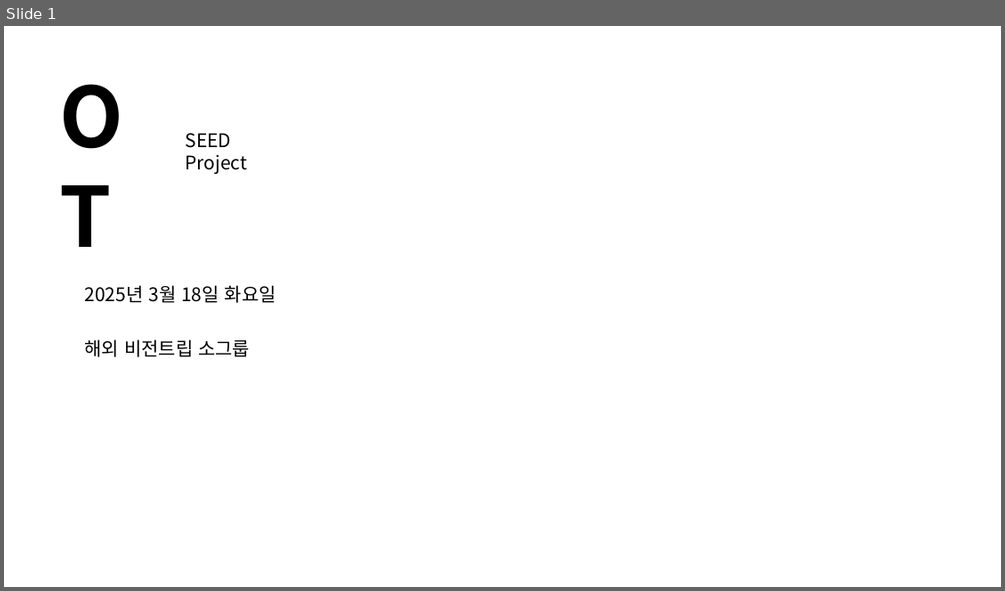
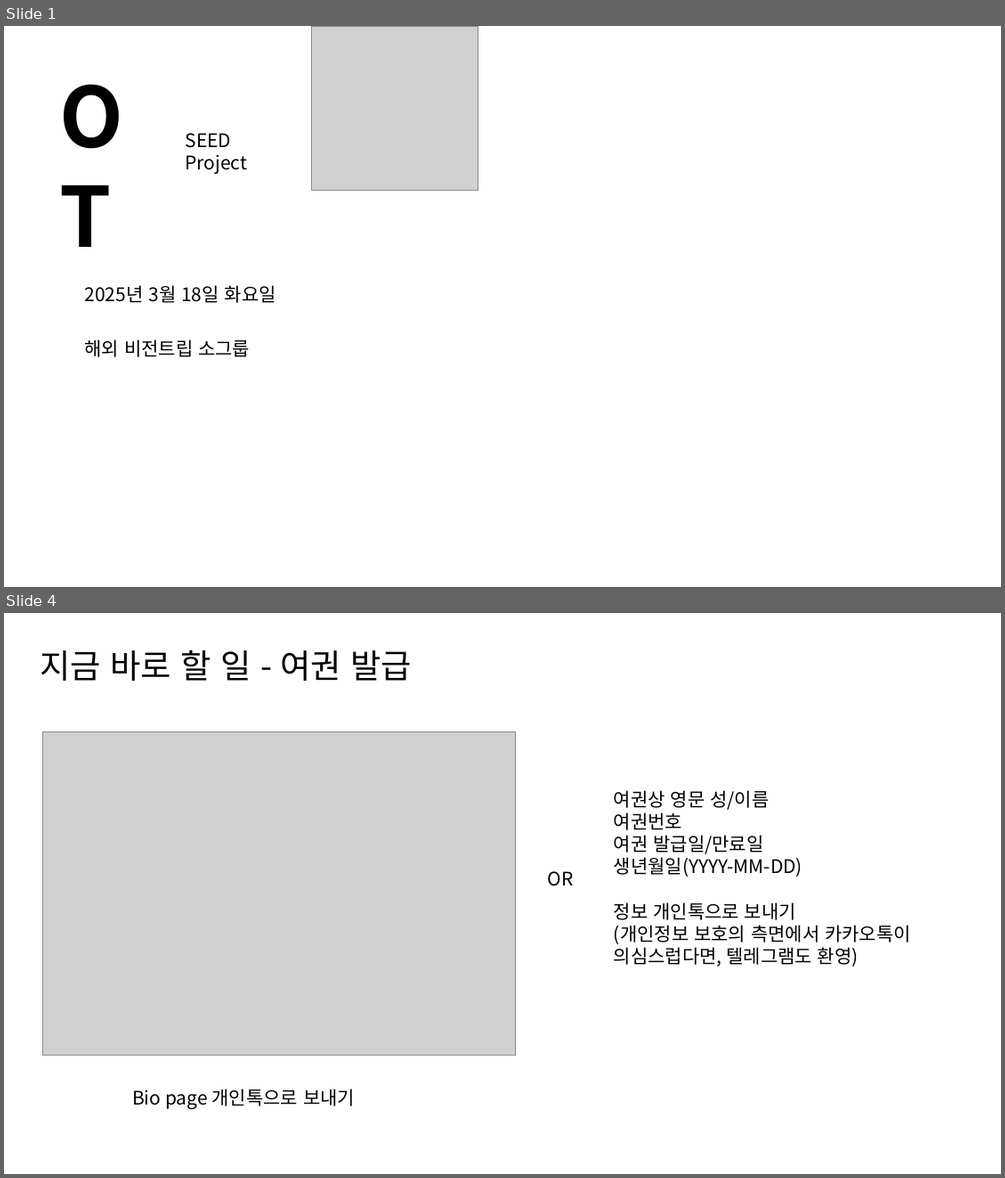
Before and after one commit to 51SB-ANTIMONY/2025-1_UNISTIVF-SEED, a slide deck: PPT/week3_OT, 기도편지 및 회의_20250318.pptx. Shown one above the other, each under a label of ours: slide 1 before the commit, slides 1 and 4 after it; the slides between them are not shown. The pictures are 1005x591 and 1005x1178 pixels, drawn with LibreOffice and Linux fonts; fonts in the diff are those of the drawing; grey boxes stand for pictures. Boxes give left, top, right and bottom in pixels: in the first picture for what was removed or moved away, otherwise in the second. Text is boxed around its words. In the diff, an @@ line names an element or a change of style, - is before the commit and + after.

```diff
--- a/PPT/week3_OT, 기도편지 및 회의_20250318.pptx
+++ b/PPT/week3_OT, 기도편지 및 회의_20250318.pptx
@@ slide 4 added at (4,613,1001,1174), background #FFFFFF @@
@@ text added at (40,649,412,681), 32 pt, text #000000 @@
+지금 바로 할 일 - 여권 발급
@@ picture added at (43,732,516,1055) @@
@@ text added at (614,790,911,966), 18 pt, text #000000 @@
+여권상 영문 성/이름
+여권번호
+여권 발급일/만료일
+생년월일(YYYY-MM-DD)
+정보 개인톡으로 보내기
+(개인정보 보호의 측면에서 카카오톡이
+의심스럽다면, 텔레그램도 환영)
@@ text added at (548,871,574,886), 18 pt, text #000000 @@
+OR
@@ text added at (132,1088,355,1109), 18 pt, text #000000 @@
+Bio page 개인톡으로 보내기
@@ slide 1 changed as well @@
@@ picture added at (311,26,478,191) @@
```
Also in this commit, not shown: 15 other slides added, 1 slide removed, 1 other file.
